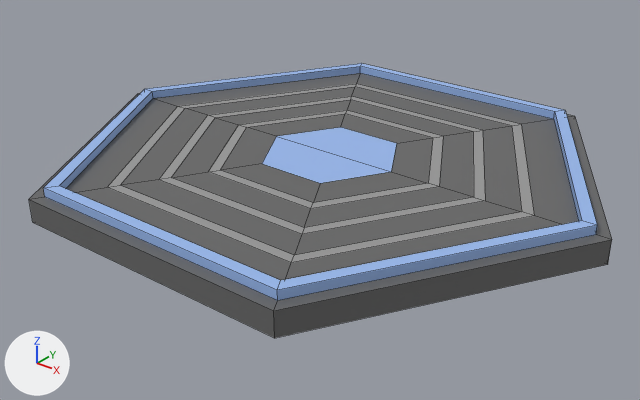
Renders of the FBX model Assets/Models/ObjetosInteractuables/BaseTeleport/BaseTeleportObjetos.fbx from each side of a commit.
Camera for both pictures: a camera (50 mm lens) standing at (0.494, -0.636, 0.366) and looking at (0.002, -0.02, -0.015). Lighting does not change. The marker at lower left points along +X, +Y and +Z. Mesh edges are drawn as thin lines. Where no turn or scale is listed for an object, it has been applied to the vertices.

In view in the first picture: 'BaseTeleportObjetos'.
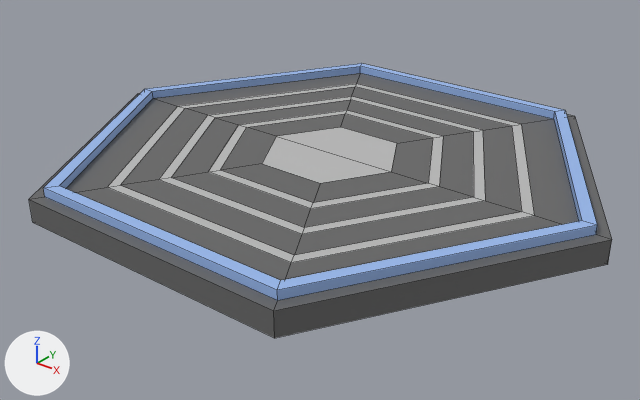
Boxes (x1, y1, x2, y2) around the edits, measured in the pictures (640 x 400 px):
part 1 of me_mesh, recoloured
    both: (107, 84, 534, 263)

The change in detail:
Material 'M_Light' (mat_m_light) is new.
Its base color is (0.5, 0.5, 0.5) (grey #bcbcbc).
me_mesh has 79 vertices, 80 faces and spans x -0.285..0.285, y -0.247..0.247, z -0.011..0.02.
me_mesh is used by ob_baseteleportobjetos; location (0.0, 0.0, 0.0158).
me_mesh part 1: 20 of the faces centred in x -0.159..0.159, y -0.184..0.184, z 0.011 switch from mat_m_atlas (picture img_atlas01_png) to mat_m_light (grey #bcbcbc).
